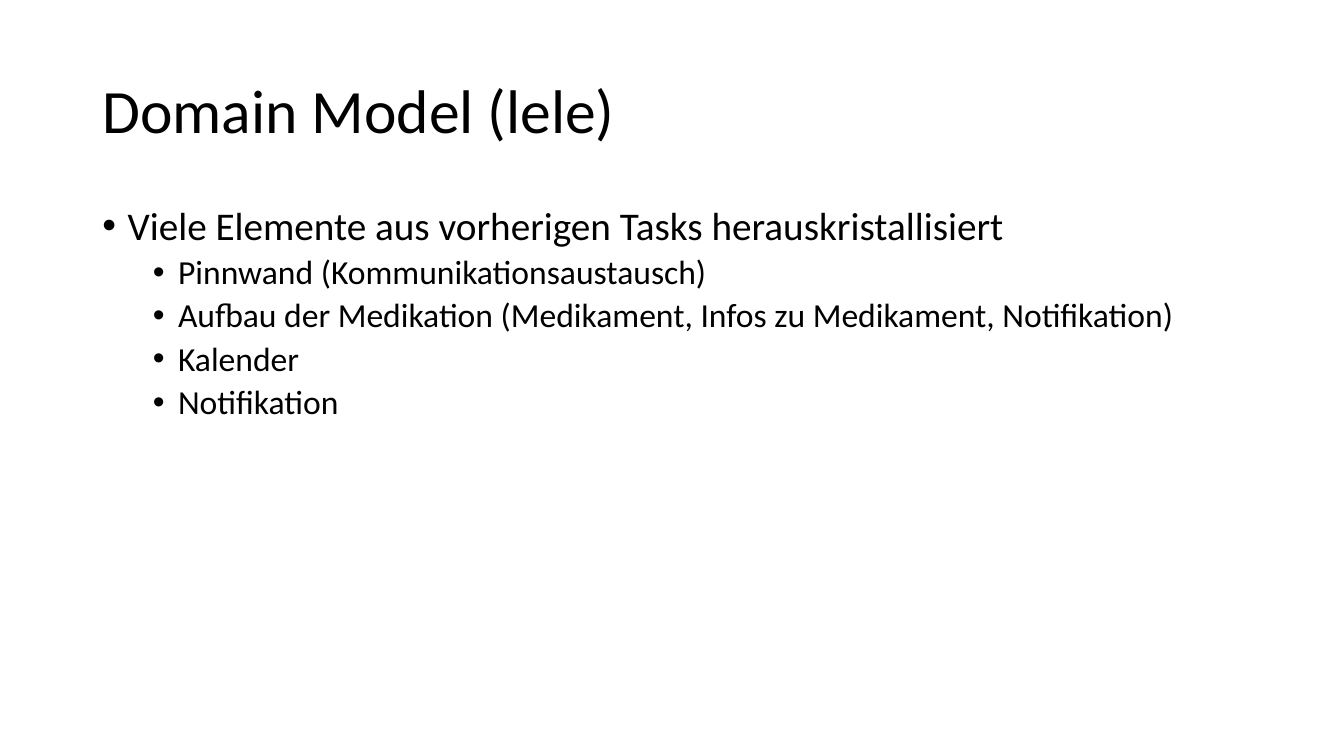
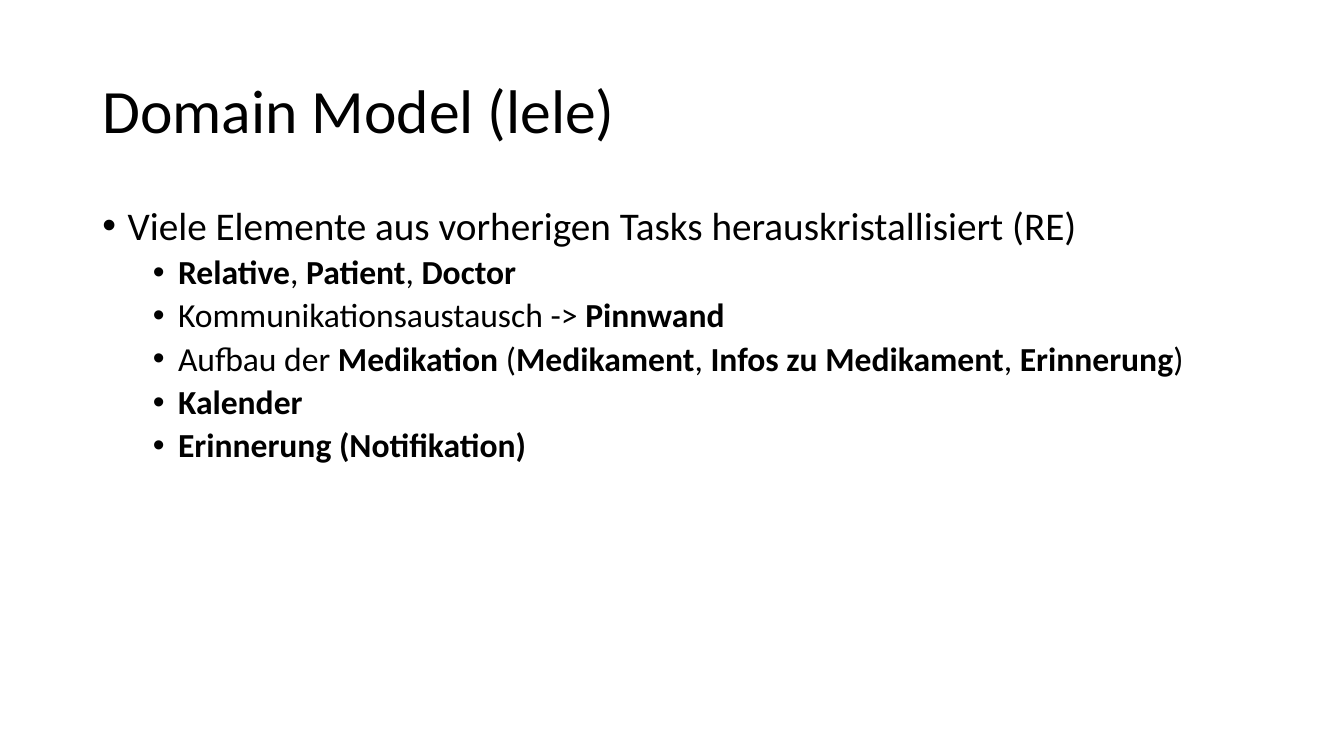
Before and after one commit to wirtj1/relatives, a slide deck: slide 2 of Orange/doc/CS01/task07/Task07.pptx. Drawn at 1344x756 pixels with LibreOffice and Linux fonts; fonts in the diff are those of the drawing. Boxes give left, top, right and bottom in pixels: in the first picture for what was removed or moved away, otherwise in the second. Text is boxed around its words. In the diff, an @@ line names an element or a change of style, - is before the commit and + after.

Commit message:
update folie 1-4

```diff
--- a/Orange/doc/CS01/task07/Task07.pptx
+++ b/Orange/doc/CS01/task07/Task07.pptx
@@ text at [128, 211, 1184, 377]: text changed @@
-• Viele Elemente aus vorherigen Tasks herauskristallisiert
-  • Pinnwand (Kommunikationsaustausch)
-  • Aufbau der Medikation (Medikament, Infos zu Medikament, Notifikation)
+• Viele Elemente aus vorherigen Tasks herauskristallisiert (RE)
+  • Relative, Patient, Doctor
+  • Kommunikationsaustausch -> Pinnwand
+  • Aufbau der Medikation (Medikament, Infos zu Medikament, Erinnerung)
@@ text at [178, 390, 303, 415]: bold on in "Kalender" @@
@@ text at [178, 432, 526, 463]: text changed; bold on @@
-  • Notifikation
+  • Erinnerung (Notifikation)
```
Also in this commit, not shown: 1 other slide changed, 1 slide added.
